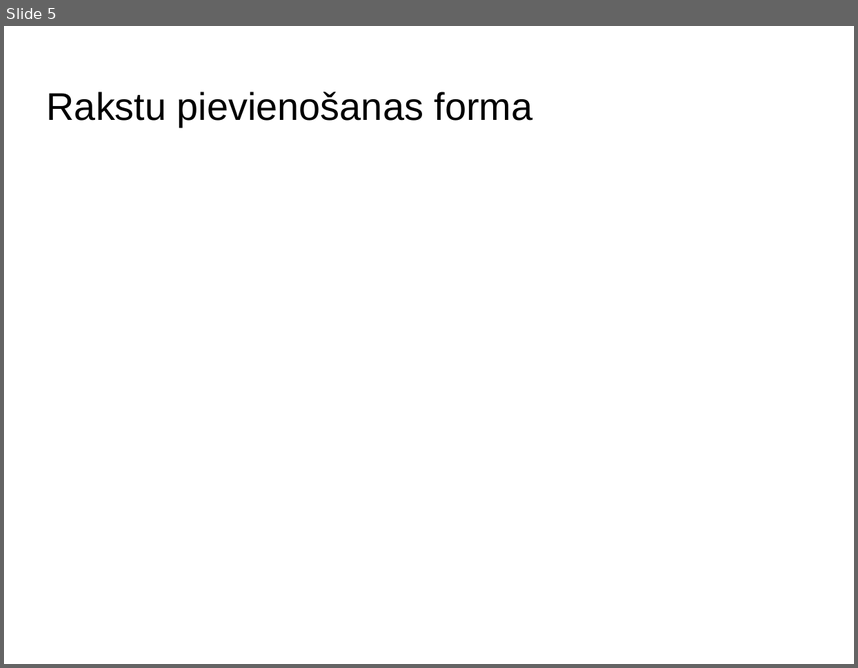
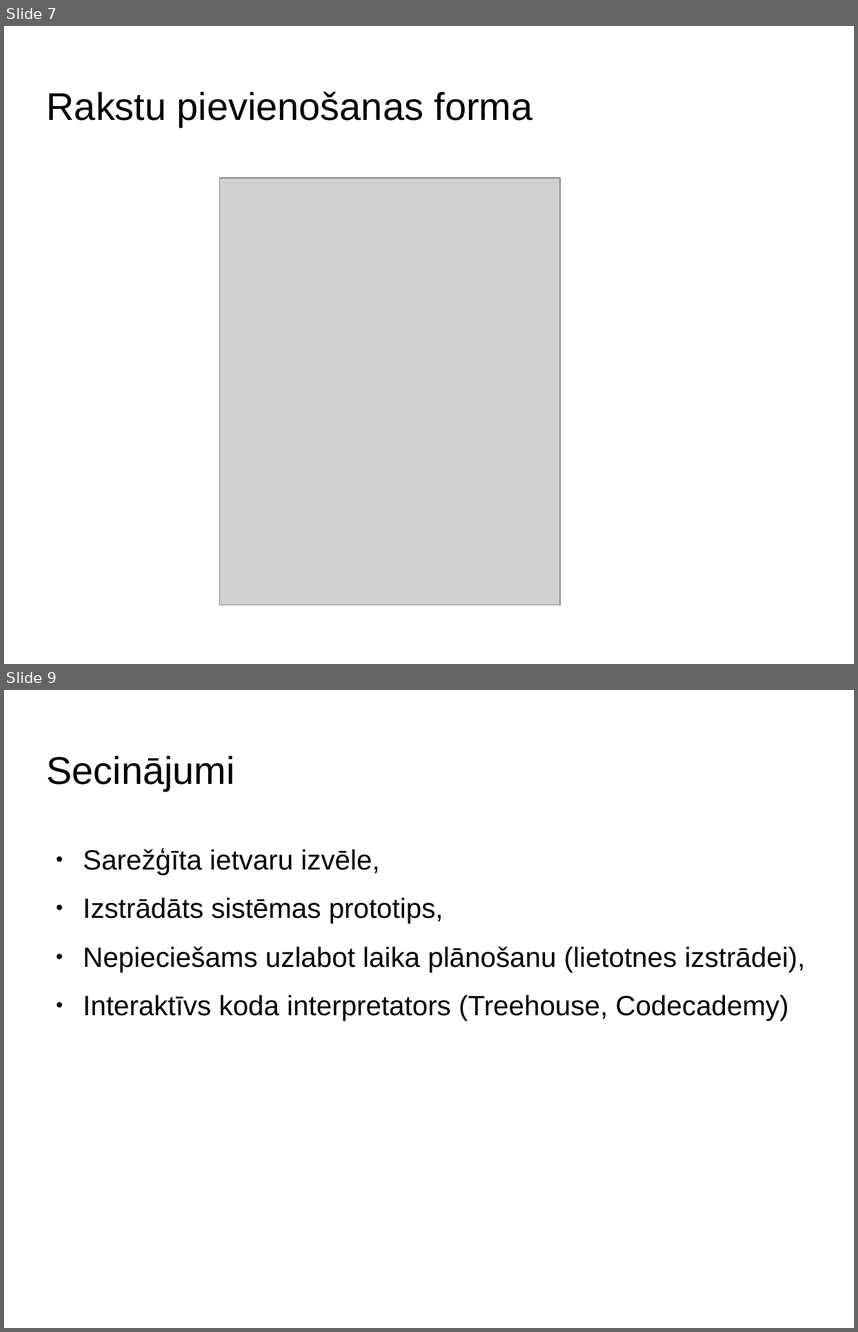
Before and after one commit to stabone/lore-parit, a slide deck: presentatio.odp. Shown one above the other, each under a label of ours: slide 5 before the commit, slides 7 and 9 after it; the slides between them are not shown. The pictures are 858x668 and 858x1332 pixels, drawn with LibreOffice and Linux fonts; fonts in the diff are those of the drawing; grey boxes stand for pictures; background and template pictures are left out. Boxes give left, top, right and bottom in pixels: in the first picture for what was removed or moved away, otherwise in the second. Text is boxed around its words. In the diff, an @@ line names an element or a change of style, - is before the commit and + after.

```diff
--- a/presentatio.odp
+++ b/presentatio.odp
@@ slide 9 added at (4,690,854,1328), background picture (left out) @@
@@ title added at (47,756,235,791), 36 pt, text #000000 @@
+Secinājumi
@@ text added at (83,848,806,1021), 26 pt, text #000000 @@
+● Sarežģīta ietvaru izvēle,
+● Izstrādāts sistēmas prototips,
+● Nepieciešams uzlabot laika plānošanu (lietotnes izstrādei),
+● Interaktīvs koda interpretators (Treehouse, Codecademy)
@@ what was slide 5 is now slide 7 @@
@@ slide 7 changed as well @@
@@ picture added at (220,178,560,604) @@
```
Also in this commit, not shown: 3 other slides changed, 4 other slides added, 2 slides removed.
